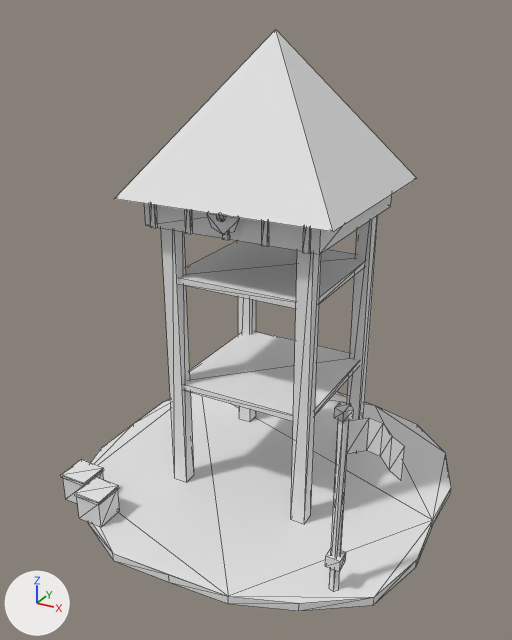
Before and after pictures for a commit that changed the glTF model sample_project/assets/3d/buildings/vikings/watch_tower.glb.
One viewpoint serves both versions: a 50 mm camera at (2.81, -5.33, 4.35) aimed at (-0.03, -0.17, 1.77). The axes (+X, +Y, +Z) are drawn at lower left. The lights are the same throughout. The first picture is the older version. Mesh edges are drawn as thin lines. Vertices at exactly the same position are counted once.

Objects in the first picture: 'vikings_watch_tower'.
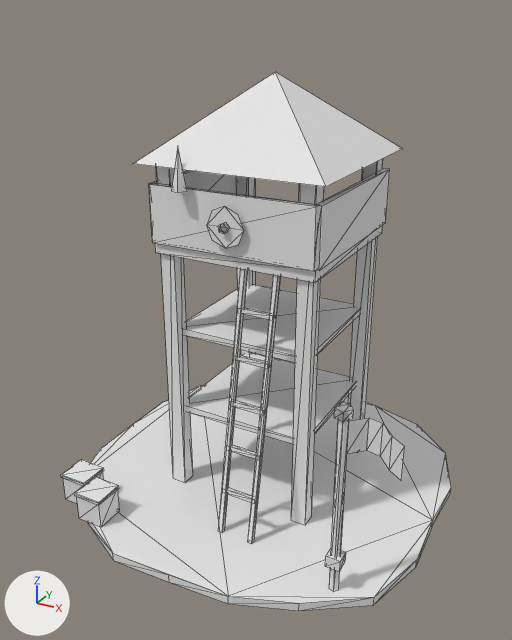
Pixel boxes [x1, y1, x2, y2] of what changed, in the pictures (512 x 640 px; the box of a moved part takes in the faces that stretch with it):
'vikings_watch_tower', reshaped (7% shorter): before [61, 29, 451, 611]; after [61, 72, 451, 611]
part 1 of me_vikings_watch_tower, moved or reshaped: before [161, 228, 194, 482]; after [156, 166, 193, 482]
part 2 of me_vikings_watch_tower, moved or reshaped: before [238, 297, 256, 422]; after [236, 176, 256, 355]
part 3 of me_vikings_watch_tower, moved or reshaped: before [291, 251, 321, 524]; after [291, 184, 324, 525]
part 4 of me_vikings_watch_tower, moved or reshaped: before [347, 215, 378, 453]; after [348, 159, 383, 453]
part 5 of me_vikings_watch_tower, moved or reshaped: before [179, 241, 367, 309]; after [155, 225, 383, 283]
part 6 of me_vikings_watch_tower, moved or reshaped: before [115, 29, 417, 232]; after [133, 72, 402, 187]
part 7 of me_vikings_watch_tower, moved or reshaped: before [184, 331, 360, 421]; after [186, 353, 356, 444]
part 8 of me_vikings_watch_tower, moved or reshaped: before [144, 195, 392, 254]; after [182, 284, 361, 362]
part 9 of me_vikings_watch_tower, moved or reshaped: before [223, 233, 230, 240]; after [149, 183, 319, 271]
part 10 of me_vikings_watch_tower, moved or reshaped: before [149, 204, 158, 228]; after [149, 170, 237, 241]
part 11 of me_vikings_watch_tower, moved or reshaped: before [303, 227, 311, 254]; after [316, 168, 390, 271]
part 12 of me_vikings_watch_tower, moved or reshaped: before [262, 221, 269, 247]; after [223, 487, 255, 502]
part 13 of me_vikings_watch_tower, moved or reshaped: before [185, 210, 193, 234]; after [227, 445, 259, 459]
part 14 of me_vikings_watch_tower, added: after [230, 400, 264, 414]
part 15 of me_vikings_watch_tower, added: after [234, 355, 268, 367]
part 16 of me_vikings_watch_tower, added: after [238, 308, 273, 319]
part 17 of me_vikings_watch_tower, moved or reshaped: before [207, 213, 240, 235]; after [207, 206, 244, 248]
part 18 of me_vikings_watch_tower, moved or reshaped: before [216, 214, 227, 222]; after [218, 223, 230, 234]
part 19 of me_vikings_watch_tower, added: after [218, 269, 280, 544]
part 20 of me_vikings_watch_tower, added: after [171, 148, 187, 193]

The change, as a list of edits to the scene's bpy script:
```text
Change me_vikings_watch_tower:
    remove me_vikings_watch_tower.from_pydata(...)  # 229 vertices, 281 faces; spans x -1.7..1.74, y -1.74..1.78, z 0.0..4.2
    add me_vikings_watch_tower.from_pydata(...)  # 275 vertices, 332 faces; spans x -1.7..1.74, y -1.74..1.78, z 0.0..3.88
    me_vikings_watch_tower part 1: the loose piece of 8 vertices spanning x -0.71..-0.57, y -0.61..-0.47, z 0.08..3.08 is scaled about its middle by (1, 1, 1.07), then moved by (-0.01, -0.01, 0.1)
    me_vikings_watch_tower part 2: the loose piece of 8 vertices spanning x -0.71..-0.57, y 0.67..0.81, z 0.08..3.08 is scaled about its middle by (1, 1, 1.07), then moved by (-0.01, 0.01, 0.1)
    me_vikings_watch_tower part 3: the loose piece of 8 vertices spanning x 0.57..0.71, y -0.61..-0.47, z 0.08..3.08 is scaled about its middle by (1, 1, 1.07), then moved by (0.01, -0.01, 0.1)
    me_vikings_watch_tower part 4: the loose piece of 8 vertices spanning x 0.57..0.71, y 0.67..0.81, z 0.08..3.08 is scaled about its middle by (1, 1, 1.07), then moved by (0.01, 0.01, 0.1)
    me_vikings_watch_tower part 5: the loose piece of 8 vertices spanning x -0.68..0.68, y -0.58..0.78, z 2.15..2.21 is scaled about its middle by (1.1, 1.1, 1.67), then moved by (0.0, 0.0, 0.3), in mat_pe_wooddark (white #e7e7e7)
    me_vikings_watch_tower part 6: the loose piece of 5 vertices spanning x -0.97..0.97, y -0.87..1.07, z 2.92..4.2 is scaled about its middle by (0.876, 0.876, 0.532), then moved by (0.0, 0.0, -0.02)
    me_vikings_watch_tower part 7: the loose piece of 8 vertices spanning x -0.68..0.68, y -0.58..0.78, z 1.1..1.16 is scaled about its middle by (0.956, 0.956, 1), then moved by (0.0, 0.0, -0.25)
    me_vikings_watch_tower part 8: the loose piece of 8 vertices spanning x -0.8..0.8, y -0.7..0.9, z 2.68..3.08 is scaled about its middle by (0.812, 0.813, 0.15), then moved by (0.0, 0.0, -1.2), in mat_pe_woodlight (white #e7e7e7)
    me_vikings_watch_tower part 9: the loose piece of 8 vertices spanning x -0.03..0.03, y -0.73..-0.7, z 2.68..3.08 is scaled about its middle by (30, 2, 1.25), then moved by (0.0, 0.06, -0.1)
    me_vikings_watch_tower part 10: the loose piece of 8 vertices spanning x -0.73..-0.68, y -0.73..-0.7, z 2.68..3.08 is scaled about its middle by (1.2, 50, 1.25), then moved by (-0.05, 0.82, -0.1)
    me_vikings_watch_tower part 11: the loose piece of 8 vertices spanning x 0.68..0.73, y -0.73..-0.7, z 2.68..3.08 is scaled about its middle by (1.2, 50, 1.25), then moved by (0.05, 0.82, -0.1)
    me_vikings_watch_tower part 12: the loose piece of 8 vertices spanning x 0.32..0.38, y -0.73..-0.7, z 2.68..3.08 is scaled about its middle by (6.4, 1.33, 0.1), then moved by (-0.1, -0.26, -2.4)
    me_vikings_watch_tower part 13: the loose piece of 8 vertices spanning x -0.38..-0.32, y -0.73..-0.7, z 2.68..3.08 is scaled about its middle by (6.4, 1.33, 0.1), then moved by (0.6, -0.19, -2.0)
    me_vikings_watch_tower part 14: the loose piece of 8 vertices spanning x -0.71..-0.57, y -0.61..-0.47, z 0.08..3.08 is copied, and the copy is scaled about its middle by (2.29, 0.286, 0.0133), then moved by (0.89, -0.29, -0.3), in mat_pe_woodlight (white #e7e7e7); it spans x 0.09..0.41, y -0.85..-0.81, z 1.26..1.3
    me_vikings_watch_tower part 15: the loose piece of 8 vertices spanning x 0.57..0.71, y -0.61..-0.47, z 0.08..3.08 is copied, and the copy is scaled about its middle by (2.29, 0.286, 0.0133), then moved by (-0.39, -0.21, 0.1), in mat_pe_woodlight (white #e7e7e7); it spans x 0.09..0.41, y -0.77..-0.73, z 1.66..1.7
    me_vikings_watch_tower part 16: the loose piece of 8 vertices spanning x 0.32..0.38, y -0.73..-0.7, z 2.68..3.08 is copied, and the copy is scaled about its middle by (6.4, 1.33, 0.1), then moved by (-0.1, 0.04, -0.8); it spans x 0.09..0.41, y -0.69..-0.65, z 2.06..2.1
    me_vikings_watch_tower part 17: the loose piece of 8 vertices spanning x -0.15..0.15, y -0.76, z 2.73..3.03 is scaled about its middle by (1.13, 1, 1.13), then moved by (0.0, 0.03, -0.1)
    me_vikings_watch_tower part 18: the loose piece of 10 vertices spanning x -0.03..0.04, y -0.8..-0.76, z 2.85..2.92 is moved by (0.0, 0.03, -0.1)
    me_vikings_watch_tower part 19: 16 vertices added at x 0.08..0.42, y -1.07..-0.58, z 0.08..2.48
    me_vikings_watch_tower part 20: 6 vertices added at x -0.46..-0.33, y -0.82..-0.68, z 3.03..3.38
    add me_vikings_watch_tower.materials.append(mat_pe_felt)  # white #e7e7e7
```
